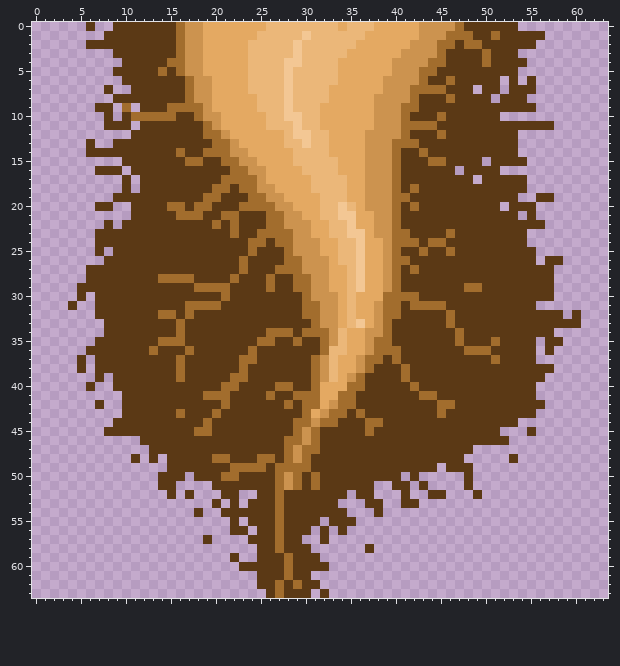
Two states of a pixel-art sprite, Assets/Sprites/root4.png. The picture above was drawn from the file before the commit.
The file is 64x64 pixels. Colours within 5 levels of each other are drawn and written as one.
After:
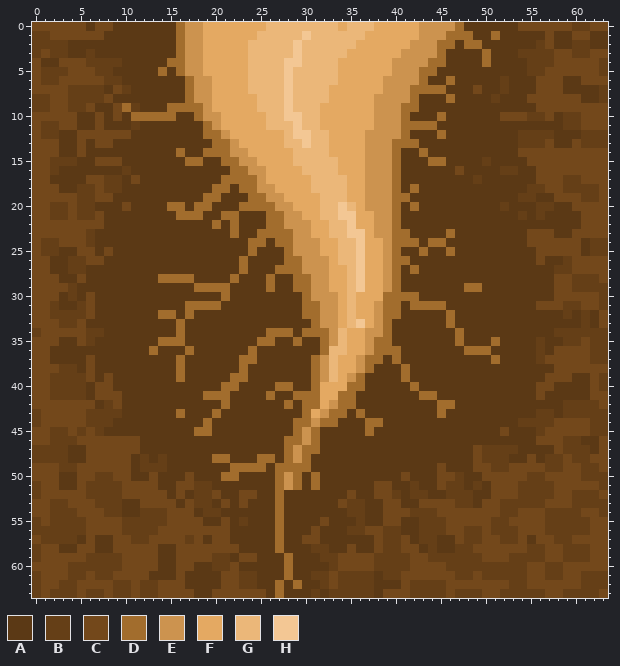
Palette (. is transparent): A #5b3915  B #653f17  C #73481b  D #a26d2d  E #cc934f  F #e4a962  G #ebb779  H #f3c794
Message: Add background to roots
Changes in this commit:
Changed rows in their new state; - is an unchanged pixel.
first column x 0:
 0 CCCCCC-CC---------------------------------------------CCCCCCBBCC
 1 BBCCCCCC-------------------------------------------------CAACCAA
 2 BBBBAA--------------------------------------------------BCAABBAA
 3 BCBBAABAA---------------------------------------------BBBBCCBBCC
 4 CAACCCBBBB---------------------------------------------BBBCCCCCB
 5 CBBBCCCBB---------------------------------------------ABBCCCCCCB
 6 CBBCCCCCBB------------------------------------------B-A-CCCAACCC
 7 CCCCBBBB-CB--------------------------------------C--B---CCCAAAAB
 8 BBCCBBBBC------------------------------------------B---CCCCCCAAB
 9 BBCCBBC--C-B--------------------------------------------CCCCCCCC
10 CCCCCAAC-C------------------------------------------CCCBBCABBCCC
11 CBBCCAAC---B----------------------------------------------ABBCCC
12 CBBAACCCCCC-------------------------------------------BBBBAAABBB
13 CCCAAC-CC---------------------------------------------BBBCAACBBB
14 CCCAAC------------------------------------------------CCCCCCCCCC
15 CCBBBAACCC----------------------------------------B----CCCCCCCCC
16 CCBAAAA---B------------------------------------C----BBAACCCCCCCC
17 CCAAAACCBB-C-------------------------------------B-----ACCCBBCCC
18 CCCAABBCBB-A-------------------------------------------BBCCBBBBC
19 CCCCCBBCC---------------------------------------------BB--CCCBBC
20 CCBBCBB--AC-----------------------------------------B---BBAACCCC
21 CCBBCBBCAAA-------------------------------------------B-BAAAACCC
22 CCCCCCCC-A-----------------------------------------------AAAACCC
23 CCCCCCB------------------------------------------------CCCAACCCC
24 CBBCCCB------------------------------------------------CCCCCCABB
25 CBBAACC-C-----------------------------------------------CCCCCABB
26 CCAABBCC------------------------------------------------C--BCCCC
27 CCAABB----------------------------------------------------BBCCCC
28 CCCAAC----------------------------------------------------CCBBBC
29 CCCCB-----------------------------------------------------CCBBBB
30 CCCAB-C---------------------------------------------------CCCCCB
31 CCBA-BC-------------------------------------------------CCCBBCCB
32 CCBBBBC----------------------------------------------------B-BAC
33 CCCBBCAA-----------------------------------------------------BAC
34 BCCCCCBB--------------------------------------------------BBBBBB
35 CCCAACB-------------------------------------------------B--BBCBB
36 CCAAAA--------------------------------------------------B-CCCCBB
37 CCAAA-C-------------------------------------------------BCCCCCBB
38 CCCBB-C---------------------------------------------------CCCCCC
39 CCBBBBC-C------------------------------------------------CCCAACB
40 CCBBBB-CC-----------------------------------------------CCAAAACB
41 CCBBBBACCC----------------------------------------------CAAAAACC
42 CCCCCCC-BC-----------------------------------------------AABBBBC
43 BCCCCCBBBB----------------------------------------------BBABBBBB
44 BCCCCCBBB---------------------------------------------BBBBCCCCBB
45 CCBBCBCB--------------------------------------------CAA-BCCCCCBB
46 CCBBBCCCCCCC-----------------------------------------AAACCCBBAAC
47 BBBBAACCCCCCA------------------------------------CBBBBAAAACBBBAC
48 BBBBAACCCCC-B-B---------------------------------ACBBB-ACABBCBBCC
49 CCCBBCCCCCCABBB------------------------------C---CCBBCCCCBBCCBBC
50 CCCAACCBBCCAAC---C-----------------------C-AACCB-ACCCCCBBCCCCBBB
51 BCCAACBBBBCCCC--CCBB------------------CC--B-ACBB-BACCCBBBBCCCCCB
52 BCCCCCBBBBCCCCC-C-BBC--CC----------C--CCB-BB--BBB-ACCCBBBBCCBBBC
53 CCBBCCCBBBAACCCCACBB-C-C----------CBB--CC--CCCCBBACCBBBBBCCCBBBB
54 CCBBBCCCBBAABBBCCC-BB--------------BBA-CCCBBBCCCCCCCBBCCCBBBBCCB
55 BCBBBBCCCCBBBBBCCCCAAC-B--------C---BAACCAABBBCCCCCBBCCCCBBBBBCC
56 BBBBBBCCCCBBBBCCCCCCCC--A------C-A-BBCCBBAABBBCCBBCBBBCCCBBBBBCC
57 CBBBBACAACCBBCCCCBC-CCAA------CC-AAAAACBBCABBAACBBCCBBCACCBBCCCC
58 BCCAACCAACCCCCAACCCCCCCAA------BBAACA-CBBCCABAABBCCCCCCBBCCBBBCC
59 BCCCCCBBBBCCCCAACCCCBB-CC-------BBCCCCBBBBCCBBBBBBCCCBBBBCCBBBCC
60 CCCCBBBBBBCCCCAACCAABBC----------BCCCCBBBBCCCCBBBBBBBBBCCBBCCCCC
61 BCCCBBCBBCCCCAAACAAAACCBB------BBCBBBBABBCCCCCCBBCBBBBBCCBBCCBBB
62 BCCBBCCCCBBCBBCCCAAAACCBB-------BCBBBBAAACBBBBCCCCCCCBBCCCCCCBBB
63 BCBBBCBBCBBCBBCCCCAACCCCCC-----B-BBBBBACCCBBBBCBBBCCBBBBBCCBBBBC
